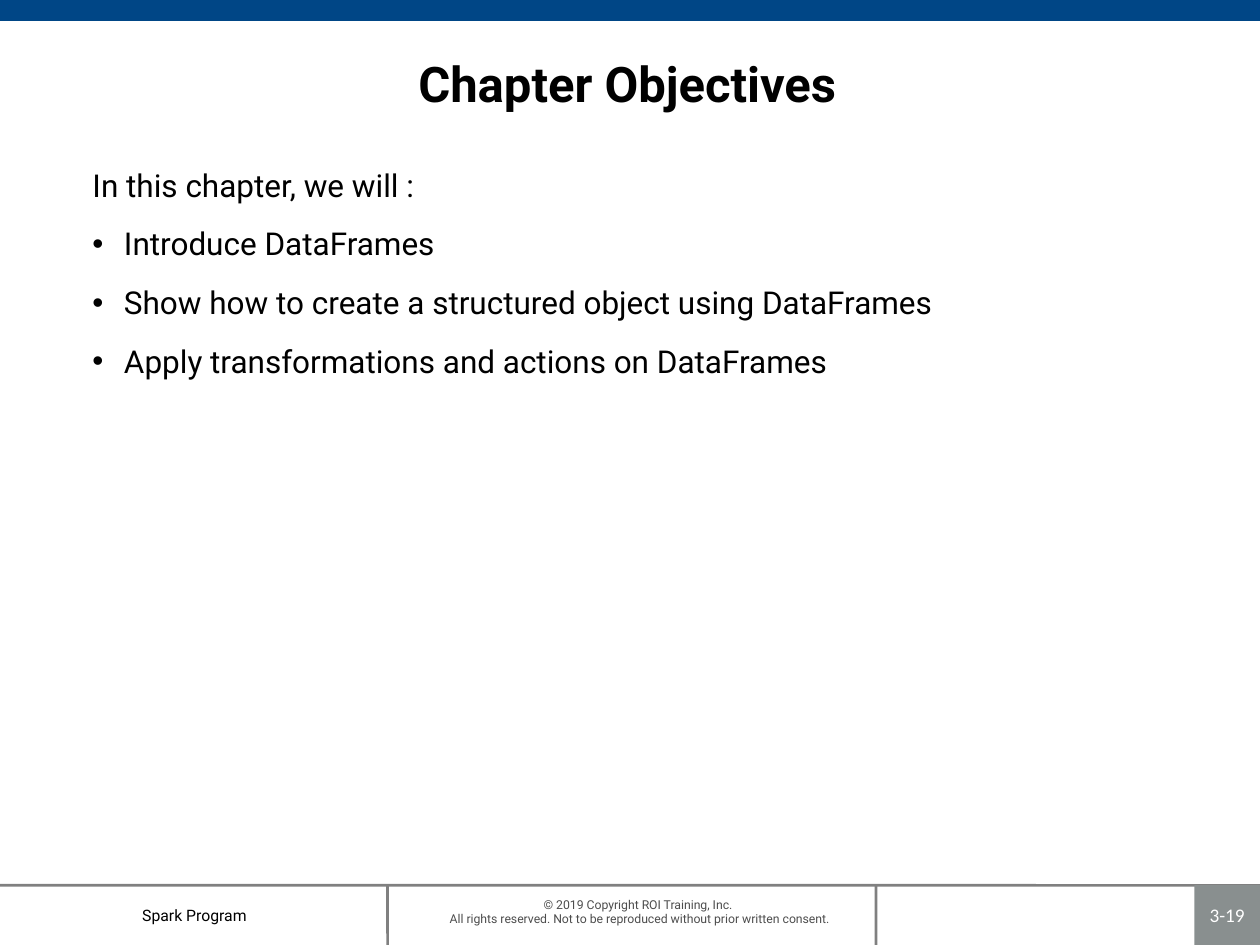
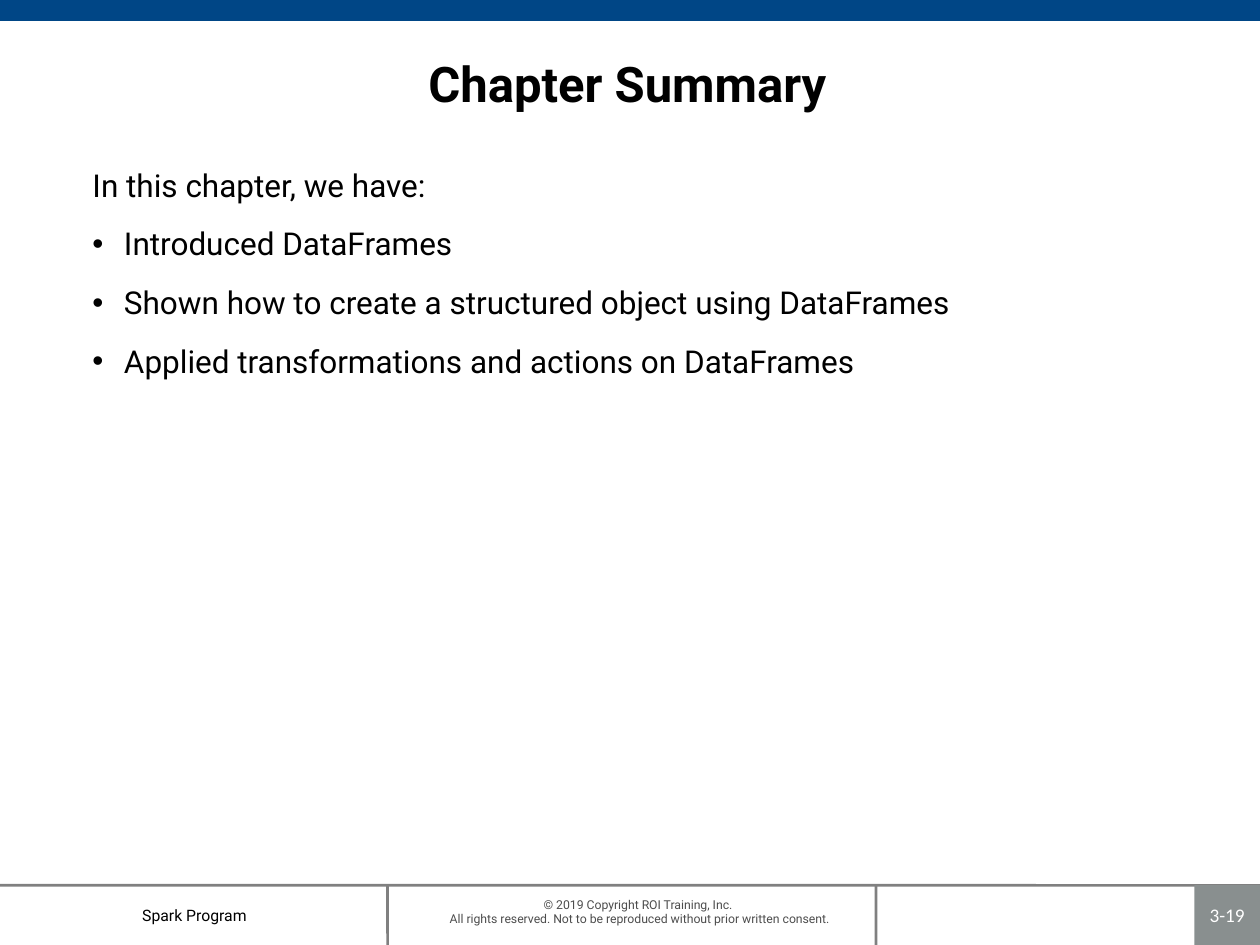
Before and after one commit to roitraining/SparkProgram, a slide deck: slide 19 of Day2/Ch03_DataFrames.pptx. Drawn at 1260x945 pixels with LibreOffice and Linux fonts; fonts in the diff are those of the drawing; background and template pictures are left out. Boxes give left, top, right and bottom in pixels: in the first picture for what was removed or moved away, otherwise in the second. Text is boxed around its words. In the diff, an @@ line names an element or a change of style, - is before the commit and + after.

```diff
--- a/Day2/Ch03_DataFrames.pptx
+++ b/Day2/Ch03_DataFrames.pptx
@@ title at (x1=428, y1=65, x2=826, y2=113): text changed @@
-Chapter Objectives
+Chapter Summary
@@ text at (x1=92, y1=173, x2=949, y2=380): text changed @@
-In this chapter, we will :
-• Introduce DataFrames
-• Show how to create a structured object using DataFrames
-• Apply transformations and actions on DataFrames
+In this chapter, we have:
+• Introduced DataFrames
+• Shown how to create a structured object using DataFrames
+• Applied transformations and actions on DataFrames
```
Also in this commit, not shown: 13 other slides changed, 1 other file.
